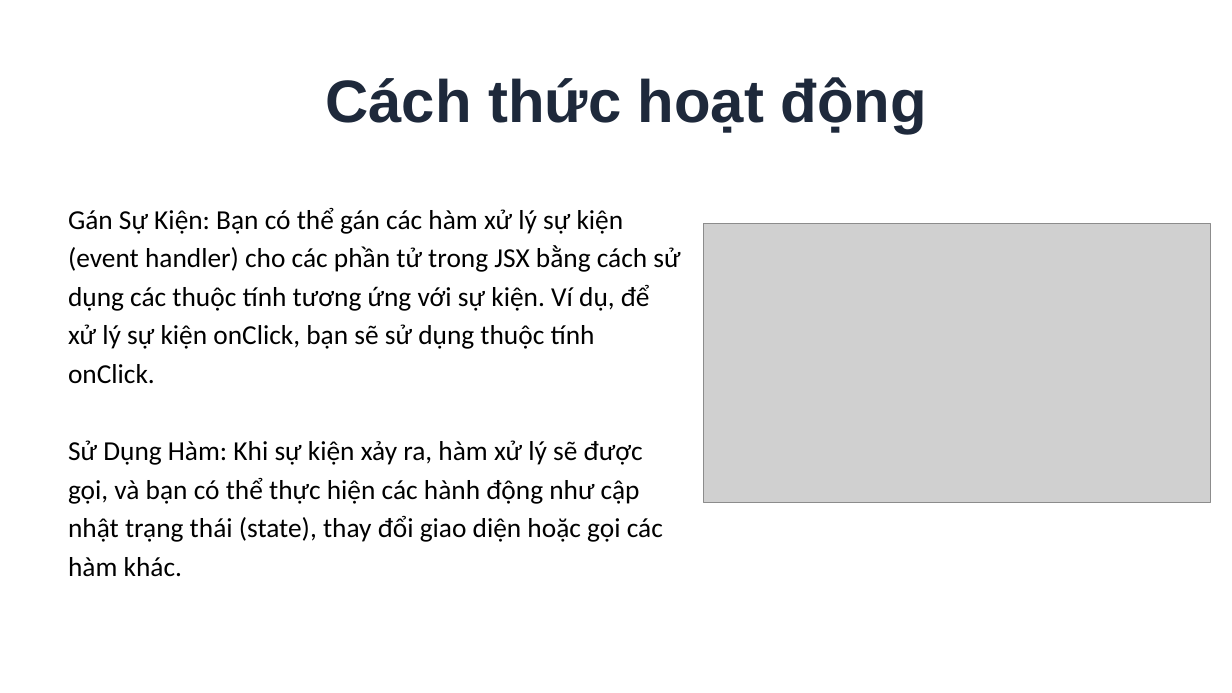
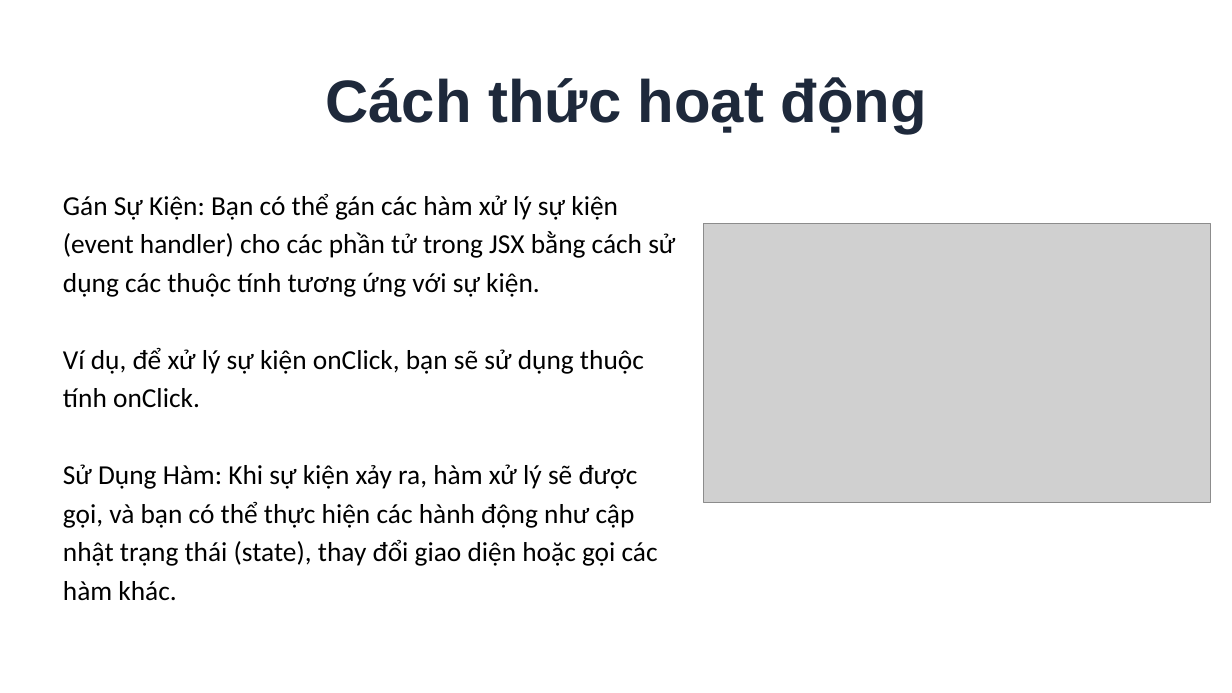
Before and after one commit to trongandev/tai-lieu-day-reactjs-tdsv, a slide deck: slide 5 of giao-an/buoi5/BUỔI 5 USESTATE & EVENT HANDLING.pptx (slide 4 before the commit). Drawn at 1232x693 pixels with LibreOffice and Linux fonts; fonts in the diff are those of the drawing; grey boxes stand for pictures. Boxes give left, top, right and bottom in pixels: in the first picture for what was removed or moved away, otherwise in the second. Text is boxed around its words. In the diff, an @@ line names an element or a change of style, - is before the commit and + after.

```diff
--- a/giao-an/buoi5/BUỔI 5 USESTATE & EVENT HANDLING.pptx
+++ b/giao-an/buoi5/BUỔI 5 USESTATE & EVENT HANDLING.pptx
@@ text "Gán Sự Kiện: Bạn có ...": place and size @@
-text "Gán Sự Kiện: Bạn có ..." at (68,208,680,576)
+text "Gán Sự Kiện: Bạn có ..." at (63,194,675,601)
@@ text at (63,194,675,408): text changed @@
-  Gán Sự Kiện: Bạn có thể gán các hàm xử lý sự kiện (event handler) cho các phần tử trong JSX bằng cách sử dụng các thuộc tính tương ứng với sự kiện. Ví dụ, để xử lý sự kiện onClick, bạn sẽ sử dụng thuộc tính onClick.
+  Gán Sự Kiện: Bạn có thể gán các hàm xử lý sự kiện (event handler) cho các phần tử trong JSX bằng cách sử dụng các thuộc tính tương ứng với sự kiện.
+  Ví dụ, để xử lý sự kiện onClick, bạn sẽ sử dụng thuộc tính onClick.
```
Also in this commit, not shown: 1 other slide changed, 3 slides added, 2 slides removed, 55 other files.
